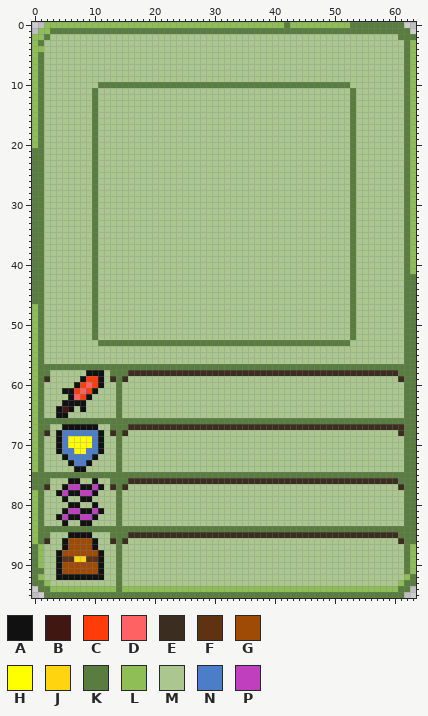
Two states of a sprite sheet, Sprites/enemy_card.png. Above is the file before it was changed.
The file is 64x96 pixels.
Palette (. is transparent): A #111111  B #401811  C #ff3c0a  D #ff6262  E #3b2d1f  F #5f3214  G #a04b05  H #ffff00  J #ffd510  K #587d3e  L #8ebe55  M #abc78f  N #4b7dc8  P #bf3fbf
The same view after the edit:
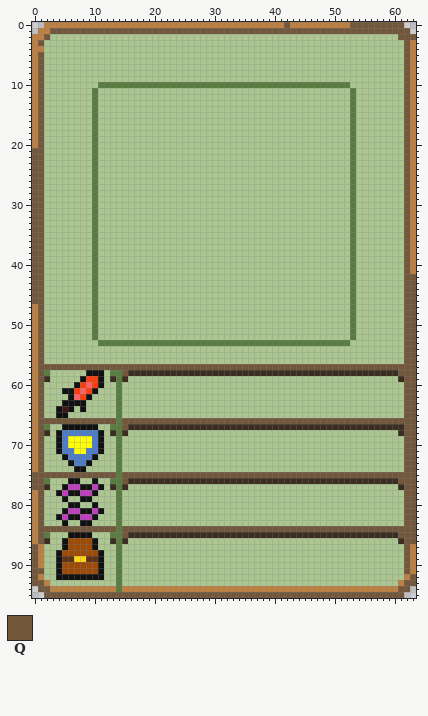
Colours new in this view: Q #73573b
The exact change:
colour L: #8ebe55 -> #bf7f3f
Changed rows in their new state; - is a pixel that keeps its letter.
first column x 0:
 0 ------------------------------------------Q----------QQQQQQQQQ--
 1 ---QQQQQQQQQQQQQQQQQQQQQQQQQQQQQQQQQQQQQQQQQQQQQQQQQQQQQQQQQQQQ-
 2 --Q----------------------------------------------------------QQQ
 3 -Q------------------------------------------------------------Q-
 4 --------------------------------------------------------------Q-
 5 -Q------------------------------------------------------------Q-
 6 -Q------------------------------------------------------------Q-
 7 -Q------------------------------------------------------------Q-
 8 -Q------------------------------------------------------------Q-
 9 -Q------------------------------------------------------------Q-
10 -Q------------------------------------------------------------Q-
11 -Q------------------------------------------------------------Q-
12 -Q------------------------------------------------------------Q-
13 -Q------------------------------------------------------------Q-
14 -Q------------------------------------------------------------Q-
15 -Q------------------------------------------------------------Q-
16 -Q------------------------------------------------------------Q-
17 -Q------------------------------------------------------------Q-
18 -Q------------------------------------------------------------Q-
19 -Q------------------------------------------------------------Q-
20 -Q------------------------------------------------------------Q-
21 QQ------------------------------------------------------------Q-
22 QQ------------------------------------------------------------Q-
23 QQ------------------------------------------------------------Q-
24 QQ------------------------------------------------------------Q-
25 QQ------------------------------------------------------------Q-
26 QQ------------------------------------------------------------Q-
27 QQ------------------------------------------------------------Q-
28 QQ------------------------------------------------------------Q-
29 QQ------------------------------------------------------------Q-
30 QQ------------------------------------------------------------Q-
31 QQ------------------------------------------------------------Q-
32 QQ------------------------------------------------------------Q-
33 QQ------------------------------------------------------------Q-
34 QQ------------------------------------------------------------Q-
35 QQ------------------------------------------------------------Q-
36 QQ------------------------------------------------------------Q-
37 QQ------------------------------------------------------------Q-
38 QQ------------------------------------------------------------Q-
39 QQ------------------------------------------------------------Q-
40 QQ------------------------------------------------------------Q-
41 QQ------------------------------------------------------------Q-
42 QQ------------------------------------------------------------QQ
43 QQ------------------------------------------------------------QQ
44 QQ------------------------------------------------------------QQ
45 QQ------------------------------------------------------------QQ
46 QQ------------------------------------------------------------QQ
47 -Q------------------------------------------------------------QQ
48 -Q------------------------------------------------------------QQ
49 -Q------------------------------------------------------------QQ
50 -Q------------------------------------------------------------QQ
51 -Q------------------------------------------------------------QQ
52 -Q------------------------------------------------------------QQ
53 -Q------------------------------------------------------------QQ
54 -Q------------------------------------------------------------QQ
55 -Q------------------------------------------------------------QQ
56 -Q------------------------------------------------------------QQ
57 -QQQQQQQQQQQQQQQQQQQQQQQQQQQQQQQQQQQQQQQQQQQQQQQQQQQQQQQQQQQQQQQ
58 -Q-------------Q---------------------------------------------QQQ
59 -Q------------------------------------------------------------QQ
60 -Q------------------------------------------------------------QQ
61 -Q------------------------------------------------------------QQ
62 -Q------------------------------------------------------------QQ
63 -Q------------------------------------------------------------QQ
64 -Q------------------------------------------------------------QQ
65 -Q------------------------------------------------------------QQ
66 -QQQQQQQQQQQQQ-QQQQQQQQQQQQQQQQQQQQQQQQQQQQQQQQQQQQQQQQQQQQQQQQQ
67 -Q-------------Q----------------------------------------------QQ
68 -Q------------------------------------------------------------QQ
69 -Q------------------------------------------------------------QQ
70 -Q------------------------------------------------------------QQ
71 -Q------------------------------------------------------------QQ
72 -Q------------------------------------------------------------QQ
73 -Q------------------------------------------------------------QQ
74 -Q------------------------------------------------------------QQ
75 QQQQQQQQQQQQQQ-QQQQQQQQQQQQQQQQQQQQQQQQQQQQQQQQQQQQQQQQQQQQQQQQQ
76 QQ-------------Q---------------------------------------------QQQ
77 QQ------------------------------------------------------------QQ
78 -Q------------------------------------------------------------QQ
79 -Q------------------------------------------------------------QQ
80 -Q------------------------------------------------------------QQ
81 -Q------------------------------------------------------------QQ
82 -Q------------------------------------------------------------QQ
83 -Q------------------------------------------------------------QQ
84 -QQQQQQQQQQQQQ-QQQQQQQQQQQQQQQQQQQQQQQQQQQQQQQQQQQQQQQQQQQQQQQQQ
85 -Q-------------Q---------------------------------------------QQQ
86 -Q------------------------------------------------------------QQ
87 Q-------------------------------------------------------------Q-
88 Q-------------------------------------------------------------Q-
89 Q-------------------------------------------------------------Q-
90 Q-------------------------------------------------------------Q-
91 QQ------------------------------------------------------------Q-
92 Q--------------------------------------------------------------Q
93 QQ------------------------------------------------------------QQ
94 -QQ----------------------------------------------------------QQ-
95 --QQQQQQQQQQQQQQQQQQQQQQQQQQQQQQQQQQQQQQQQQQQQQQQQQQQQQQQQQQQQ--
Where, in picture pixels (left, top, right, bottom), the same in both pictures:
changed: (32, 22, 416, 598)
